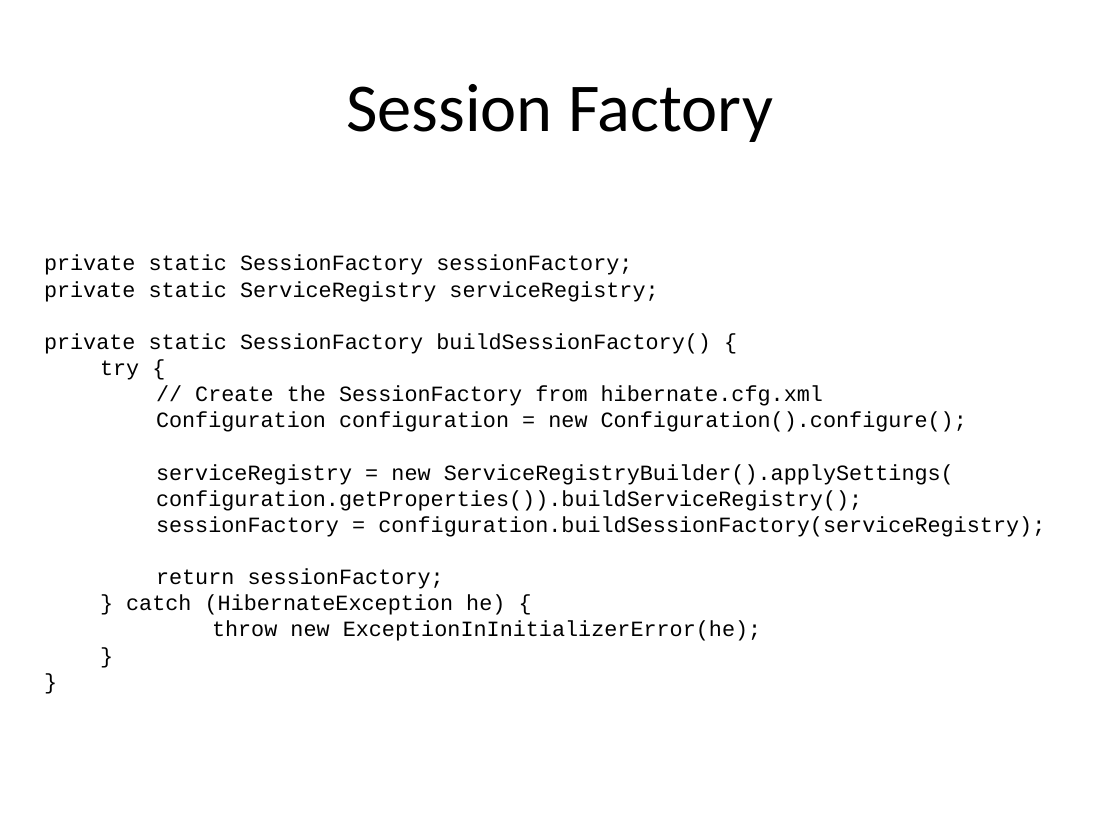
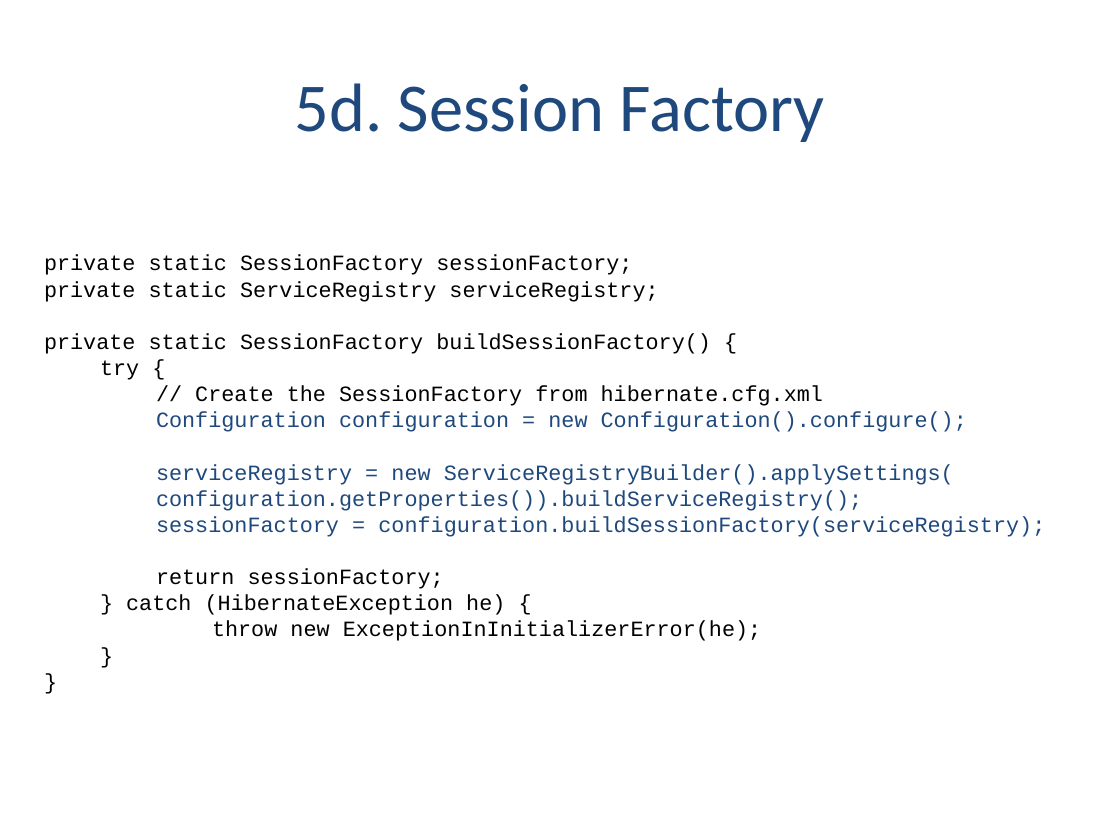
Before and after one commit to alicjasalamon/DB2, a slide deck: slide 24 of MySQL + Hibernate.pptx (slide 23 before the commit). Drawn at 1120x840 pixels with LibreOffice and Linux fonts; fonts in the diff are those of the drawing. Boxes give left, top, right and bottom in pixels: in the first picture for what was removed or moved away, otherwise in the second. Text is boxed around its words. In the diff, an @@ line names an element or a change of style, - is before the commit and + after.

Commit message:
Presentation - new colors + agenda

```diff
--- a/MySQL + Hibernate.pptx
+++ b/MySQL + Hibernate.pptx
@@ title at bbox=[294, 83, 825, 142]: text changed; text colour #000000 to #1F497D @@
-Session Factory
+5d. Session Factory
@@ text at bbox=[156, 412, 1045, 537]: text colour #000000 to #1F497D in "Configuration configuration = new Configuration().configure( ...", "serviceRegistry = new ServiceRegistryBuilder().applySettings ...", "configuration.getProperties()).buildServiceRegistry();", "sessionFactory = configuration.buildSessionFactory(serviceRe ..." @@
```
Also in this commit, not shown: 24 other slides changed, 2 slides added, 1 slide removed.
